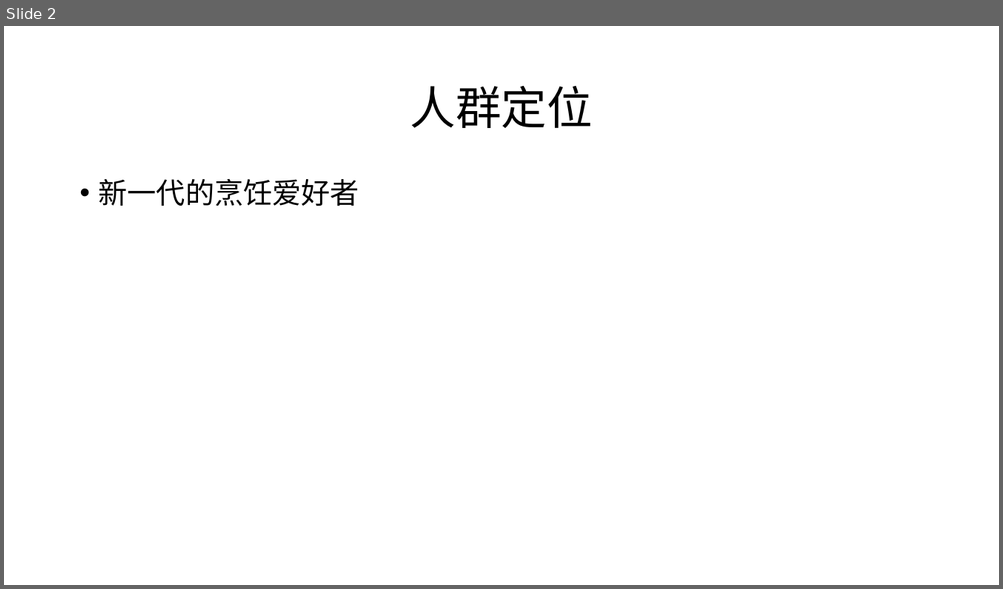
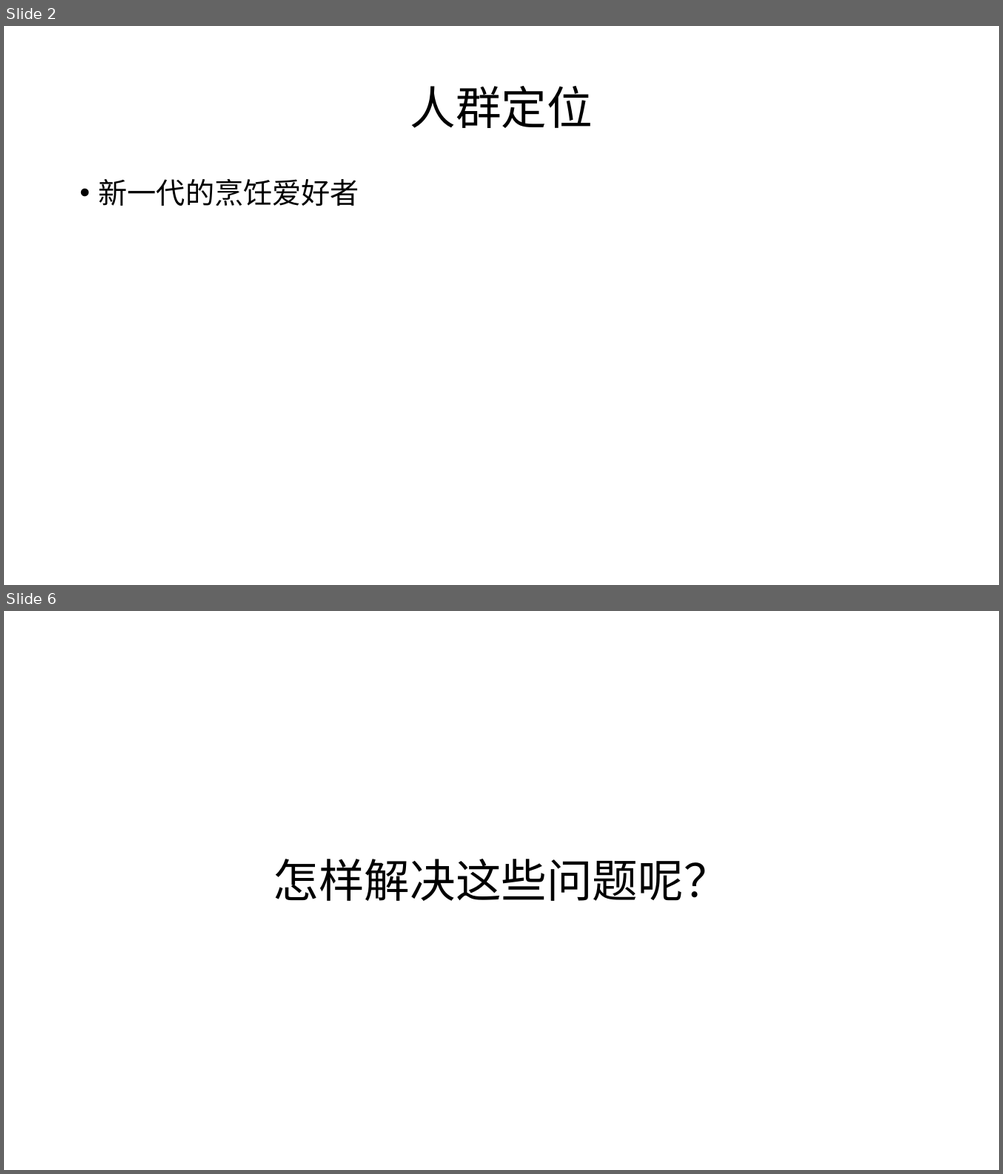
Before and after one commit to SauceX/SauceX-Doc, a slide deck: PPT/臻美味.pptx. Shown one above the other, each under a label of ours: slide 2 before the commit, slides 2 and 6 after it; the slides between them are not shown. The pictures are 1003x589 and 1003x1174 pixels, drawn with LibreOffice and Linux fonts; fonts in the diff are those of the drawing. Boxes give left, top, right and bottom in pixels: in the first picture for what was removed or moved away, otherwise in the second. Text is boxed around its words. In the diff, an @@ line names an element or a change of style, - is before the commit and + after.

```diff
--- a/PPT/臻美味.pptx
+++ b/PPT/臻美味.pptx
@@ slide 6 added at [4, 611, 999, 1170], background #FFFFFF @@
@@ title added at [273, 859, 729, 901], 44 pt, text #000000 @@
+怎样解决这些问题呢？
```
Also in this commit, not shown: 5 other slides added.
